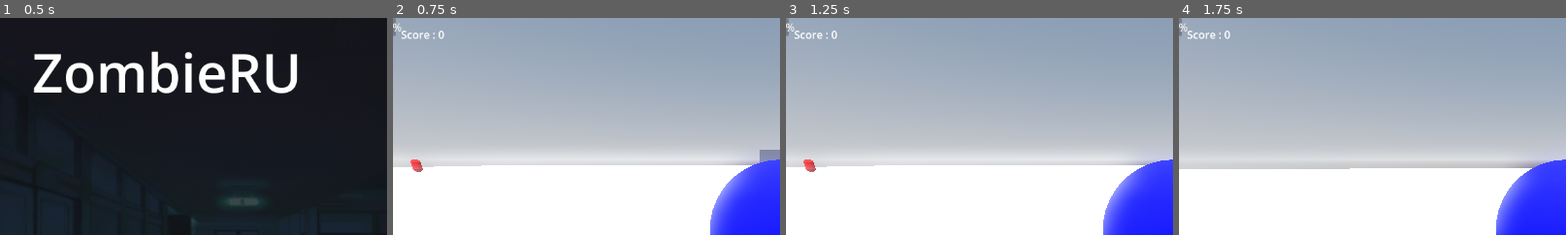
Above: before the commit, frames 1-4 (left to right).
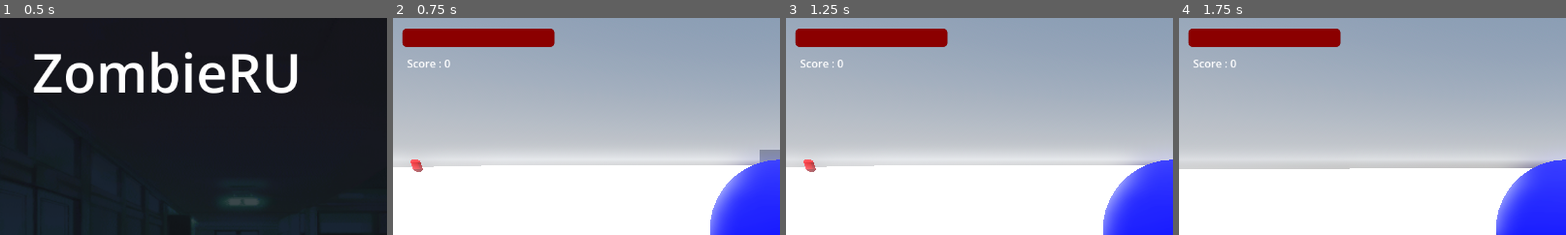
Above: after the commit, the same moments.

Repository: HM22-code/projet-MCG
Game: Godot game, scene res://menus/main_menu/main_menu.tscn
The game is run twice, just before and just after one commit, with the same random seed, the same clock (stepped at 60 frames per second) and the same inputs.
Inputs (mouse positions are % of the whole screen's width and height, from its top left):
- Up to frame 1 (0.5 s): no input
- Up to frame 2 (0.75 s): click "Jouer" at 0.5 s
- Up to frame 3 (1.25 s): no input
- Up to frame 4 (1.75 s): tap Enter at 1.25 s; move the mouse to (55, 50) at 1.27 s; hold W (haut) from 1.28 s (still down); tap Space (saut) at 1.52 s
The pictures show only the part of the screen within x 0-50%, y 0-50%; the shares and areas given below are measured in that part.

Frame 1 is identical in both runs. In frame 2, 3.6% of the frame differs, in the area x 0-42%, y 0-23%; in frame 3, 3.6%; in frame 4, 3.6%.

Commit message:
barre de vie ajouté, points de vie modifiable par fonction

Diff:
--- a/entities/player/player.gd
+++ b/entities/player/player.gd
@@ -1,10 +1,12 @@
 extends CharacterBody3D
 
+const LIFE_POINTS_MAX = 100
+var life_points = 100
 var SPEED = 5.0 #valeurs différents dans classe enfant player_carS
 var JUMP_VELOCITY = 4.5
 
 @onready var score_label: Label = $Camera3D/CanvasLayer/ScoreLabel
-@onready var progress_bar: ProgressBar = $Camera3D/CanvasLayer/LifeBar
+@onready var life_bar: ProgressBar = $Camera3D/CanvasLayer/LifeBar
 
 func _physics_process(delta: float) -> void:
 	# Gravité
@@ -12,6 +14,7 @@
 		velocity += get_gravity() * delta
 	# Mise à jour affichage pour le joueur
 	update_score_label()
+	update_life_bar()
 	# Saut
 	if Input.is_action_just_pressed("saut") and is_on_floor():
 		velocity.y = JUMP_VELOCITY
@@ -30,6 +33,32 @@
 ## Mise à jour affichage score
 func update_score_label():
 		score_label.text = "Score : " + str(GameData.get_score())
+
+## Mise à jour affichage barre de vie
+func update_life_bar():
+	if not life_bar:
+		return
+	life_bar.value = life_points #life points doit être modifié et toujours actuel
+	var ratio = get_life_percent()
+	var style = life_bar.get_theme_stylebox("fill").duplicate()
+	if ratio > 0.5:
+		style.bg_color = Color("#8b0000")   # Rouge sang — normal
+	elif ratio > 0.25:
+		style.bg_color = Color("#5a0000")   # Rouge très sombre — danger
+	else:
+		style.bg_color = Color("#2a0000")   # Presque noir — critique
+	life_bar.add_theme_stylebox_override("fill", style)
+
+
+#prendre dégâts d'ennemies
+func take_damage(damage: int):
+	life_points = clamp(life_points - damage, 0, LIFE_POINTS_MAX)
+
+## Retourne le percentage de points de la vie
+func get_life_percent():
+	return life_points / LIFE_POINTS_MAX
+
+
 
 
 # fonctions mouvement caméra à la souris
--- a/entities/player/player.tscn
+++ b/entities/player/player.tscn
@@ -25,13 +25,16 @@
 
 [node name="CanvasLayer" type="CanvasLayer" parent="Camera3D"]
 
+[node name="LifeBar" type="ProgressBar" parent="Camera3D/CanvasLayer"]
+offset_left = 14.0
+offset_top = 16.0
+offset_right = 240.0
+offset_bottom = 43.0
+show_percentage = false
+
 [node name="ScoreLabel" type="Label" parent="Camera3D/CanvasLayer"]
-offset_left = 12.0
-offset_top = 13.0
-offset_right = 52.0
-offset_bottom = 36.0
+offset_left = 21.0
+offset_top = 56.0
+offset_right = 73.0
+offset_bottom = 79.0
 text = "Score :"
-
-[node name="LifeBar" type="ProgressBar" parent="Camera3D/CanvasLayer"]
-offset_right = 4.0
-offset_bottom = 27.0
--- a/entities/player_car/player_car.tscn
+++ b/entities/player_car/player_car.tscn
@@ -22,13 +22,16 @@
 
 [node name="CanvasLayer" type="CanvasLayer" parent="Camera3D"]
 
+[node name="LifeBar" type="ProgressBar" parent="Camera3D/CanvasLayer"]
+offset_left = 14.0
+offset_top = 16.0
+offset_right = 240.0
+offset_bottom = 43.0
+show_percentage = false
+
 [node name="ScoreLabel" type="Label" parent="Camera3D/CanvasLayer"]
-offset_left = 12.0
-offset_top = 13.0
-offset_right = 52.0
-offset_bottom = 36.0
+offset_left = 21.0
+offset_top = 56.0
+offset_right = 73.0
+offset_bottom = 79.0
 text = "Score :"
-
-[node name="LifeBar" type="ProgressBar" parent="Camera3D/CanvasLayer"]
-offset_right = 4.0
-offset_bottom = 27.0
--- a/scenes/niveau_1/stage_1.tscn
+++ b/scenes/niveau_1/stage_1.tscn
@@ -90,7 +90,6 @@
 
 [node name="sol" type="MeshInstance3D" parent="NavigationRegion3D"]
 transform = Transform3D(1, 0, 0, 0, 1, 0, 0, 0, 1, 250, 0, 0)
-visible = false
 mesh = SubResource("PlaneMesh_202f3")
 skeleton = NodePath("")
 
